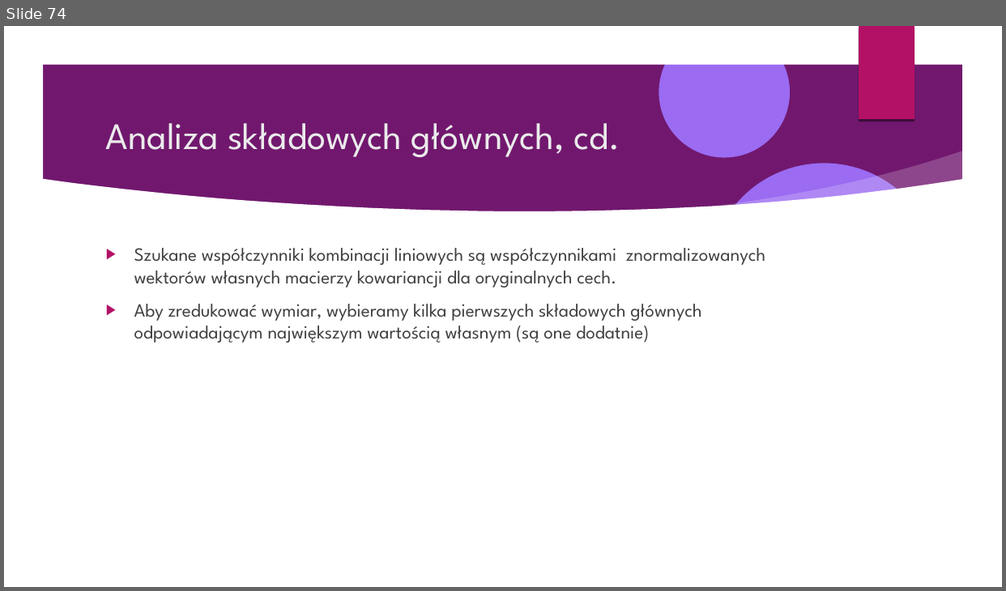
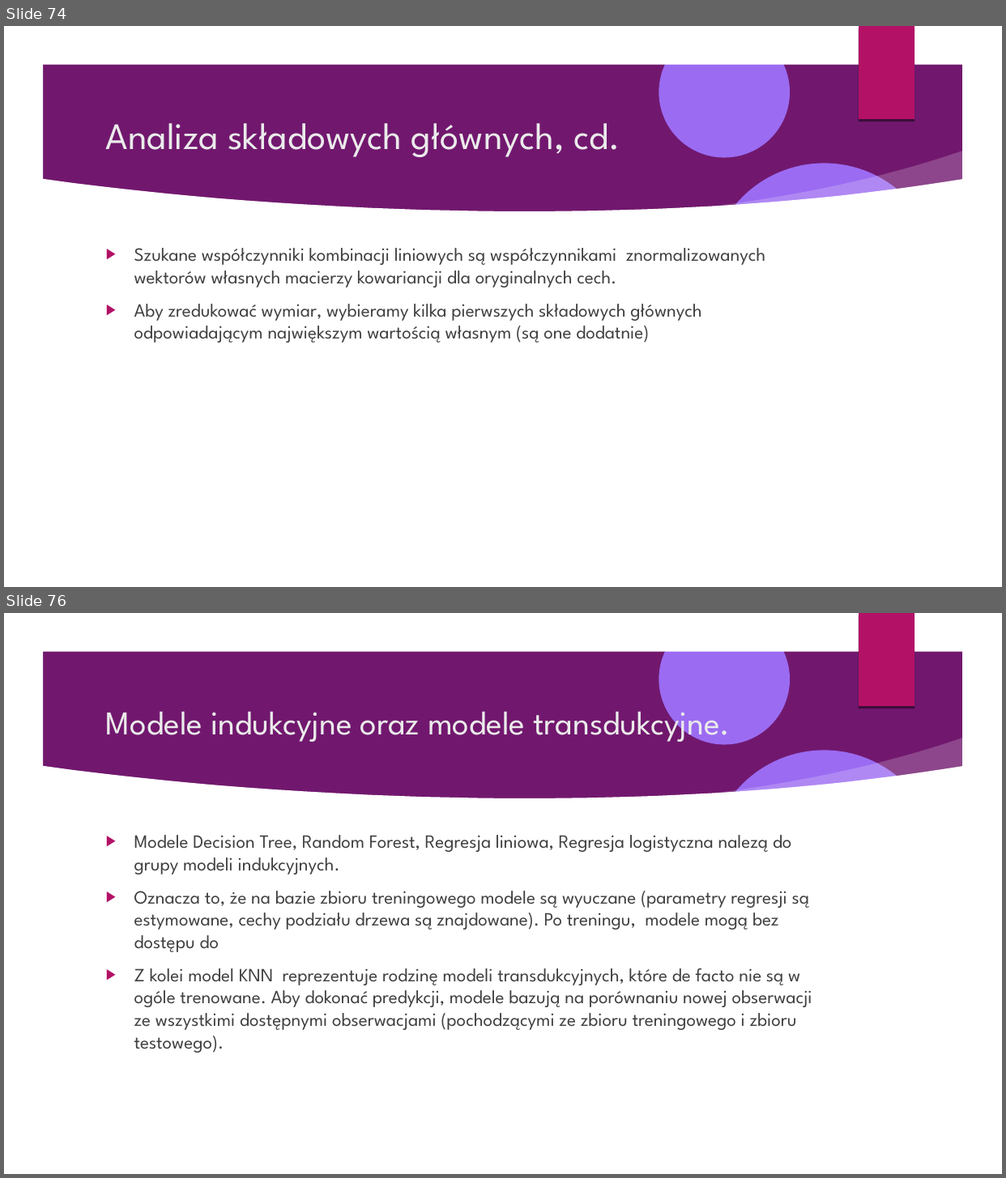
Before and after one commit to Pawel-Tomasz-Nowak/Scientific-collaboration, a slide deck: EmissionAnalysis/Prezentacja projektu.odp. Shown one above the other, each under a label of ours: slide 74 before the commit, slides 74 and 76 after it; the slides between them are not shown. The pictures are 1006x591 and 1006x1178 pixels, drawn with LibreOffice and Linux fonts; fonts in the diff are those of the drawing; background and template pictures are left out. Boxes give left, top, right and bottom in pixels: in the first picture for what was removed or moved away, otherwise in the second. Text is boxed around its words. In the diff, an @@ line names an element or a change of style, - is before the commit and + after.

```diff
--- a/EmissionAnalysis/Prezentacja projektu.odp
+++ b/EmissionAnalysis/Prezentacja projektu.odp
@@ slide 76 added at [4, 613, 1002, 1174], background picture (left out); not listed: 9 template elements that a slide beside it also shows @@
@@ title added at [106, 701, 731, 744], 32 pt, text #EBEBEB @@
+Modele indukcyjne oraz modele transdukcyjne.
@@ text added at [134, 835, 812, 1053], 18 pt, text #404040 @@
+▶ Modele Decision Tree, Random Forest, Regresja liniowa, Regresja logistyczna nalezą do grupy modeli indukcyjnych.
+▶ Oznacza to, że na bazie zbioru treningowego modele są wyuczane (parametry regresji są estymowane, cechy podziału drzewa są znajdowane). Po treningu, modele mogą bez dostępu do
+▶ Z kolei model KNN reprezentuje rodzinę modeli transdukcyjnych, które de facto nie są w ogóle trenowane. Aby dokonać predykcji, modele bazują na porównaniu nowej obserwacji ze wszystkimi dostępnymi obserwacjami (pochodzącymi ze zbioru treningowego i zbioru testowego).
```
Also in this commit, not shown: 4 slides changed, 4 other slides added, 1 other file.
